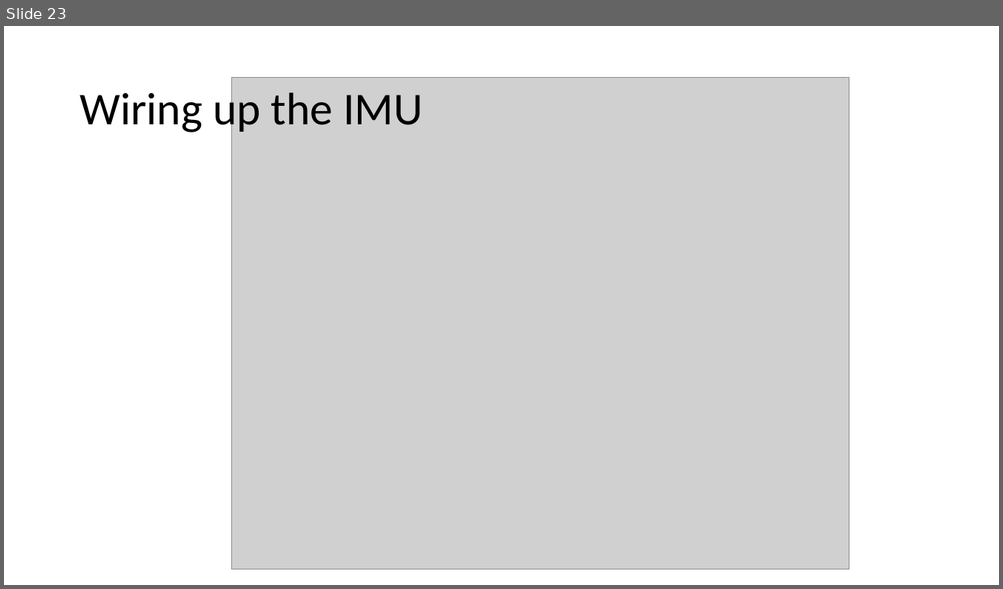
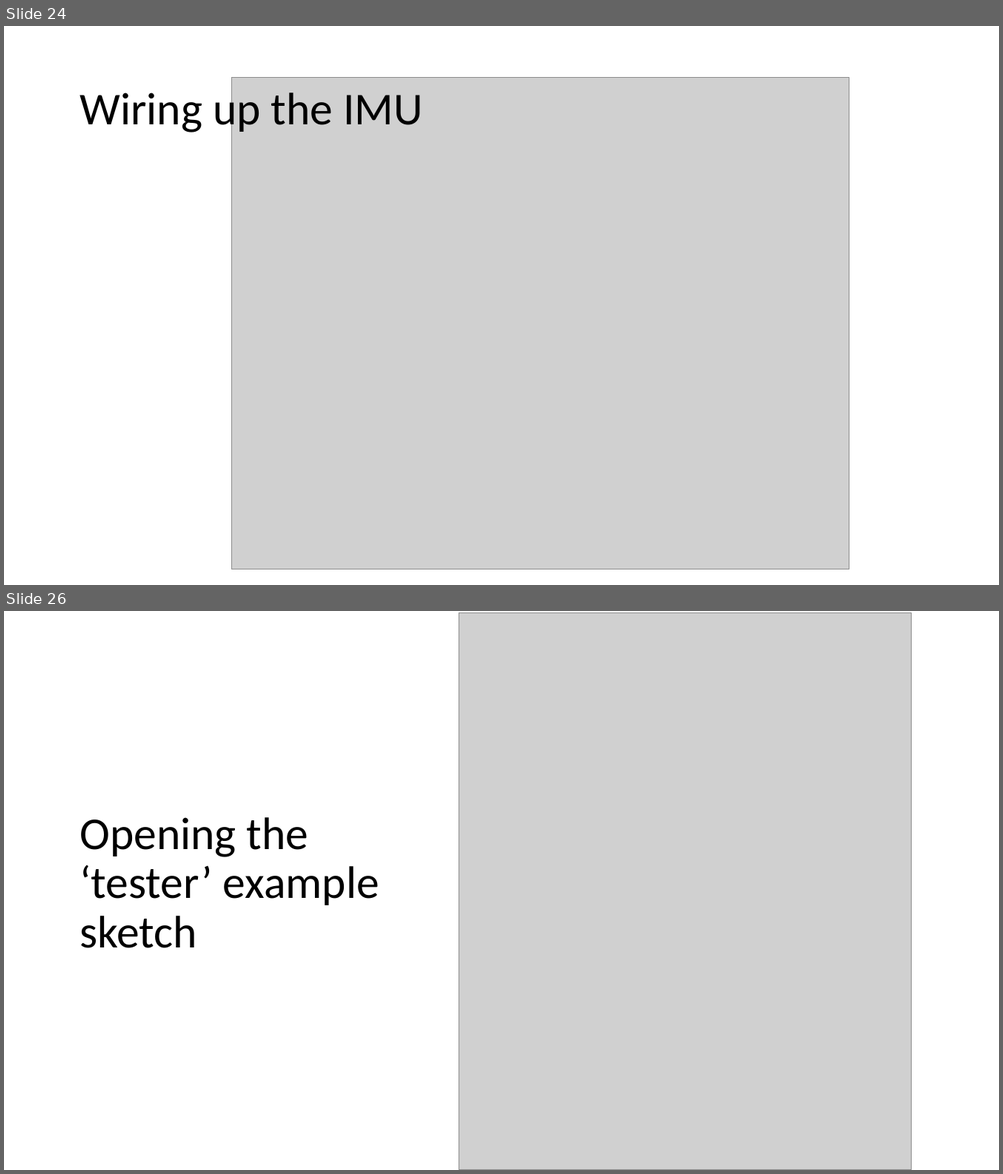
Before and after one commit to logos-electromechanical/SensorWorkshop, a slide deck: presentation/Mobile Sensors Workshop, Part 2.pptx. Shown one above the other, each under a label of ours: slide 23 before the commit, slides 24 and 26 after it; the slides between them are not shown. The pictures are 1003x589 and 1003x1174 pixels, drawn with LibreOffice and Linux fonts; fonts in the diff are those of the drawing; grey boxes stand for pictures. Boxes give left, top, right and bottom in pixels: in the first picture for what was removed or moved away, otherwise in the second. Text is boxed around its words. In the diff, an @@ line names an element or a change of style, - is before the commit and + after.

```diff
--- a/presentation/Mobile Sensors Workshop, Part 2.pptx
+++ b/presentation/Mobile Sensors Workshop, Part 2.pptx
@@ slide 26 added at [4,611,999,1170], background #FFFFFF @@
@@ picture added at [459,612,911,1170] @@
@@ title added at [79,817,379,948], 44 pt, text #000000 @@
+Opening the ‘tester’ example sketch
@@ what was slide 23 is now slide 24 @@
```
Also in this commit, not shown: 1 slide changed, 13 other slides added, 24 other files.
